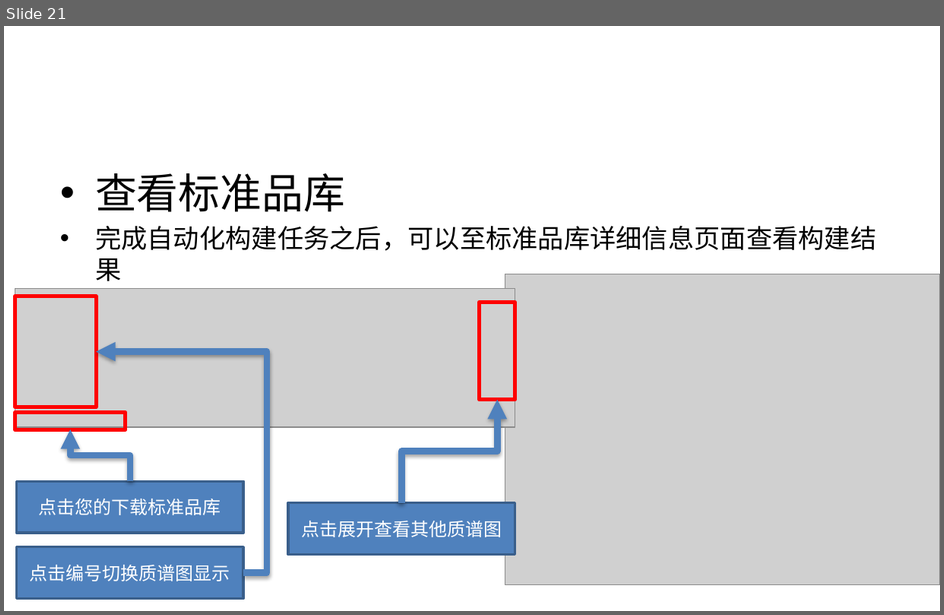
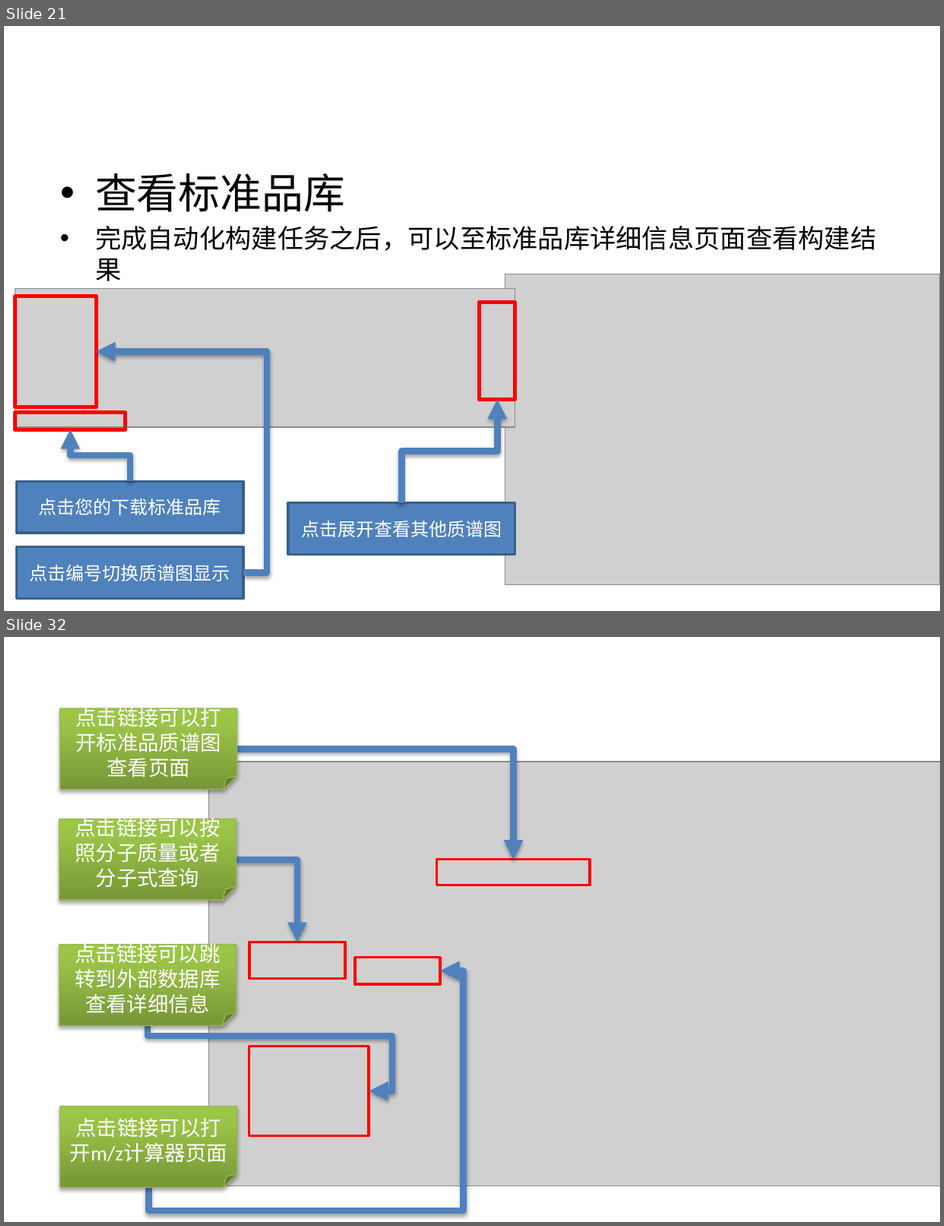
Before and after one commit to BioDeep/docs, a slide deck: Tutorials.pptx. Shown one above the other, each under a label of ours: slide 21 before the commit, slides 21 and 32 after it; the slides between them are not shown. The pictures are 944x615 and 944x1226 pixels, drawn with LibreOffice and Linux fonts; fonts in the diff are those of the drawing; grey boxes stand for pictures. Boxes give left, top, right and bottom in pixels: in the first picture for what was removed or moved away, otherwise in the second. Text is boxed around its words. In the diff, an @@ line names an element or a change of style, - is before the commit and + after.

```diff
--- a/Tutorials.pptx
+++ b/Tutorials.pptx
@@ slide 32 added at (4,637,940,1222), background #FFFFFF @@
@@ folded corner added at (60,708,237,790), fill gradient #779737 to #9BC348 to #9DC746, outline #98B955 0.75 pt, 16 pt, text #FFFFFF @@
+点击链接可以打开标准品质谱图查看页面
@@ elbow arrow added from (237, 749) to (513, 860), #4F81BD 5 pt @@
@@ picture added at (209,762,940,1186) @@
@@ folded corner added at (59,819,237,900), fill gradient #779737 to #9BC348 to #9DC746, outline #98B955 0.75 pt, 16 pt, text #FFFFFF @@
+点击链接可以按照分子质量或者分子式查询
@@ elbow arrow added from (237, 860) to (297, 943), #4F81BD 5 pt @@
@@ rectangle added at (437,860,590,886), outline #FF0000 2 pt @@
@@ folded corner added at (59,945,237,1027), fill gradient #779737 to #9BC348 to #9DC746, outline #98B955 0.75 pt, 16 pt, text #FFFFFF @@
+点击链接可以跳转到外部数据库查看详细信息
@@ rectangle added at (249,943,344,979), outline #FF0000 2 pt @@
@@ elbow arrow added from (148, 1187) to (440, 971), #4F81BD 5 pt @@
@@ rectangle added at (355,957,440,984), outline #FF0000 2 pt @@
@@ elbow arrow added from (148, 1025) to (369, 1091), #4F81BD 5 pt @@
@@ rectangle added at (249,1046,369,1136), outline #FF0000 2 pt @@
@@ folded corner added at (60,1106,237,1187), fill gradient #779737 to #9BC348 to #9DC746, outline #98B955 0.75 pt, 16 pt, text #FFFFFF @@
+点击链接可以打开m/z计算器页面
```
Also in this commit, not shown: 10 other slides added.
